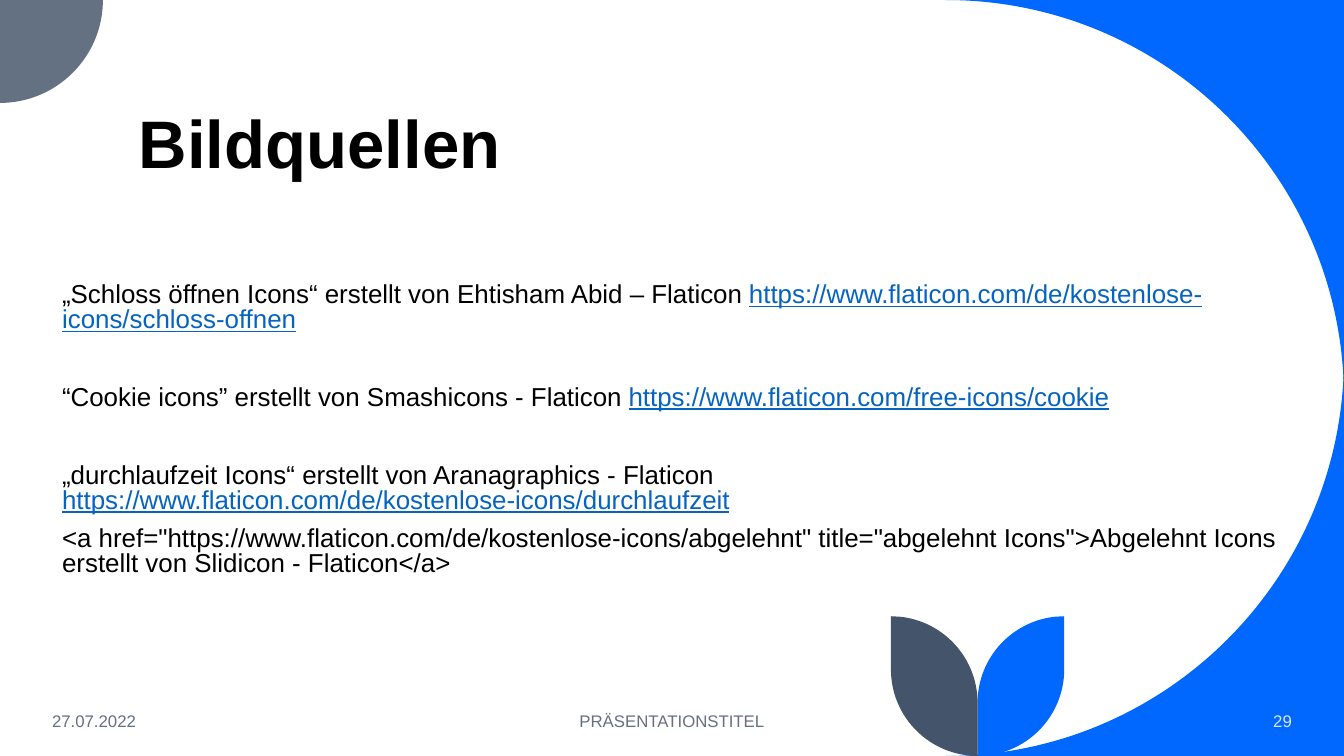
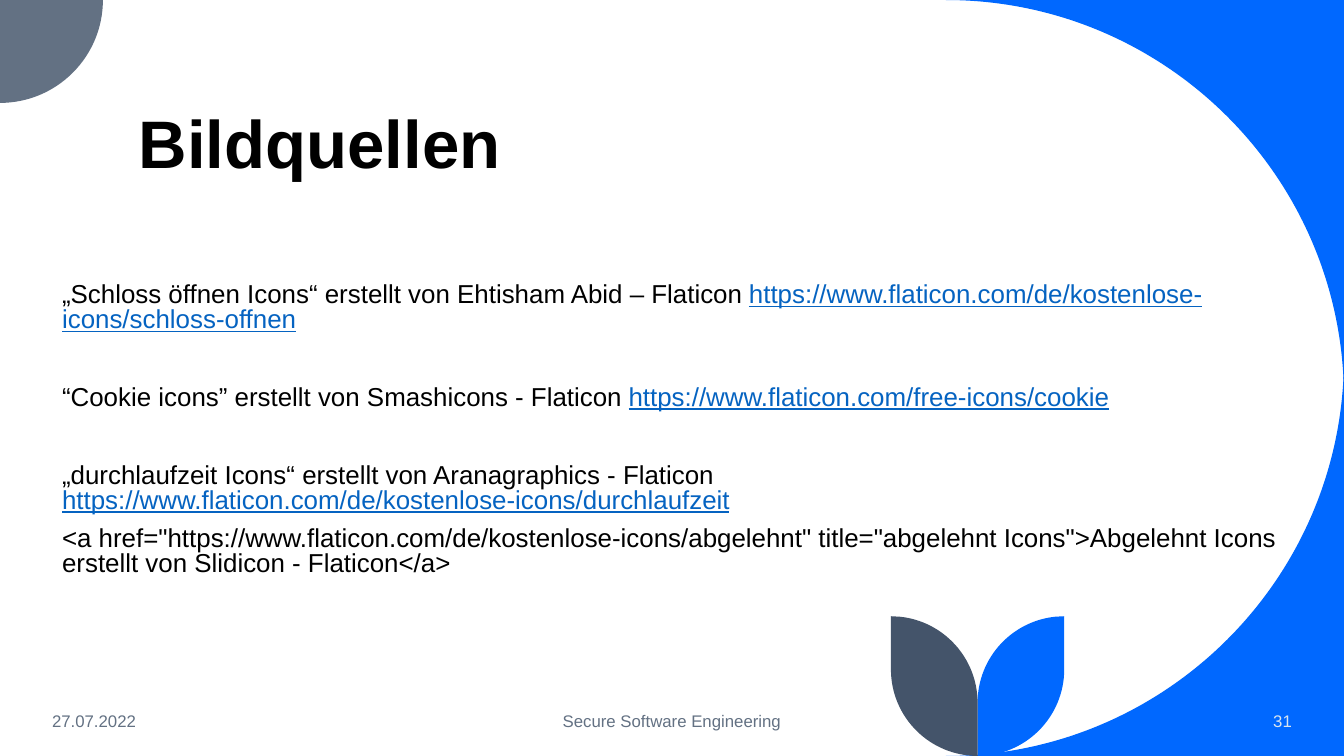
Before and after one commit to BranAndSceolan/SSE-Notes, a slide deck: slide 31 of documentation/Notiz-App.pptx (slide 29 before the commit). Drawn at 1344x756 pixels with LibreOffice and Linux fonts; fonts in the diff are those of the drawing. Boxes give left, top, right and bottom in pixels: in the first picture for what was removed or moved away, otherwise in the second. Text is boxed around its words. In the diff, an @@ line names an element or a change of style, - is before the commit and + after.

```diff
--- a/documentation/Notiz-App.pptx
+++ b/documentation/Notiz-App.pptx
@@ text at bbox=[563, 715, 781, 731]: text changed @@
-PRÄSENTATIONSTITEL
+Secure Software Engineering
@@ page number at bbox=[1273, 715, 1292, 727]: text changed @@
-29
+31
```
Also in this commit, not shown: 6 other slides changed, 2 slides added, 2 other files.
